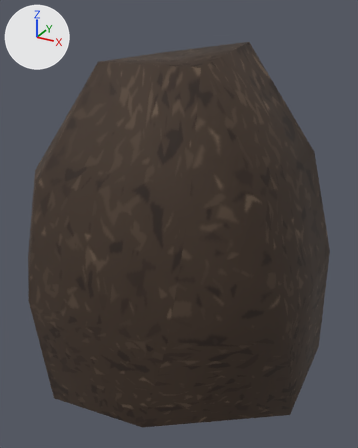
Renders of the FBX model Assets/Art/Assets/textured/tiles/dug_pile3.FBX from each side of a commit.
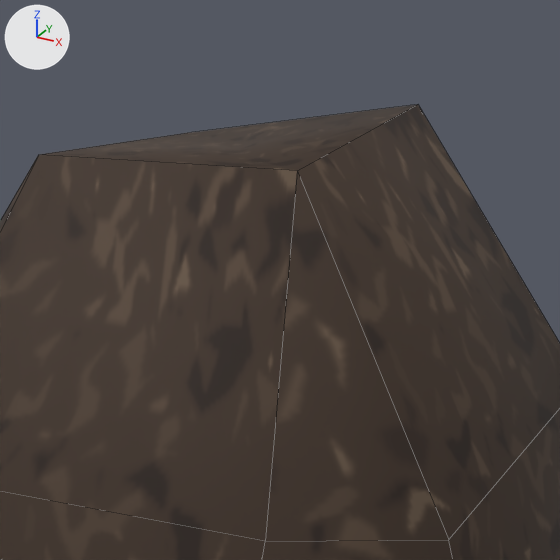
There are two pictures of each version: one whole from a 50 mm lens placed at (0.768, -1.378, 1.136), pointed at (0.022, -0.023, 0.458), one close up on the part from 23% to 85% of the width and 0% to 50% of the height. Arrows for +X, +Y and +Z are at upper left; the lights stay in place. The close-ups show mesh edges as thin lines. Where no turn or scale is listed for an object, it has been applied to the vertices.

Script lines for the objects in view, before the commit:
```python
me_mesh = bpy.data.meshes.new('Mesh')
me_mesh.from_pydata(...)  # 28 vertices, 25 faces; spans x -0.5..0.5, y -0.5..0.5, z -0.041..1.035
me_mesh.materials.append(mat_material__33)  # picture img_dirt_texture_png
# before: 3 (0.167, -0.167, 0.988) at pixel (297, 170), 4 (-0.167, -0.167, 0.988) at pixel (38, 154), 7 (0.167, 0.167, 1.035) at pixel (418, 104), 8 (-0.167, 0.167, 0.988) at pixel (187, 132)
ob_dug_pile3 = bpy.data.objects.new('dug_pile3', me_mesh)
ob_dug_pile3.location = (0.0, 0.0, 0.0)
```
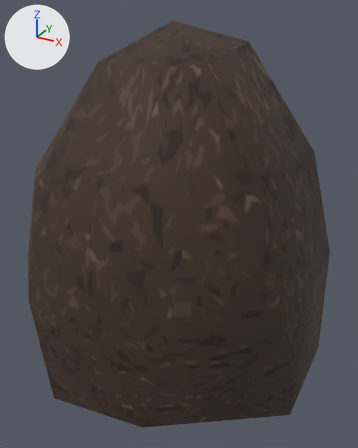
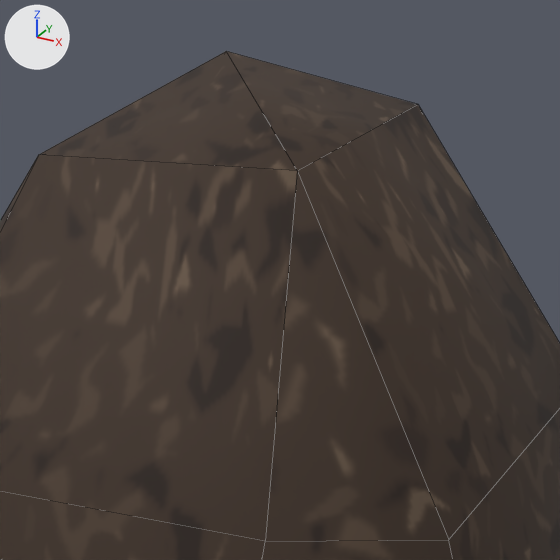
Where the newer file only moved an object's origin or applied its transform, the numbers keep the older frame.

Boxes (x1, y1, x2, y2) around the edits, measured in the close-ups (560 x 560 px):
'dug_pile3', reshaped
    before: (0, 104, 560, 560)
    after: (0, 51, 560, 560)
part 1 of me_mesh, built on
    before: (40, 104, 418, 171)
    after: (39, 51, 418, 171)

What the commit changed:
me_mesh is used by ob_dug_pile3; location (0.0, 0.0, 0.0).
Verts and faces of me_mesh; kept vertices keep their numbers, new ones are numbered from 28.
me_mesh had 28 vertices, 25 faces and spanned x -0.5..0.5, y -0.5..0.5, z -0.041..1.035.
me_mesh now has 29 vertices, 28 faces and spans x -0.5..0.5, y -0.5..0.5, z -0.041..1.097.
Part 1, on me_mesh:
Faces deleted: (3, 7, 8, 4).
New vertex 28 is at (-0.025, 0.025, 1.097), pixel (226, 51).
New faces: (3, 7, 28), (3, 28, 4), (7, 8, 28), (4, 28, 8).
